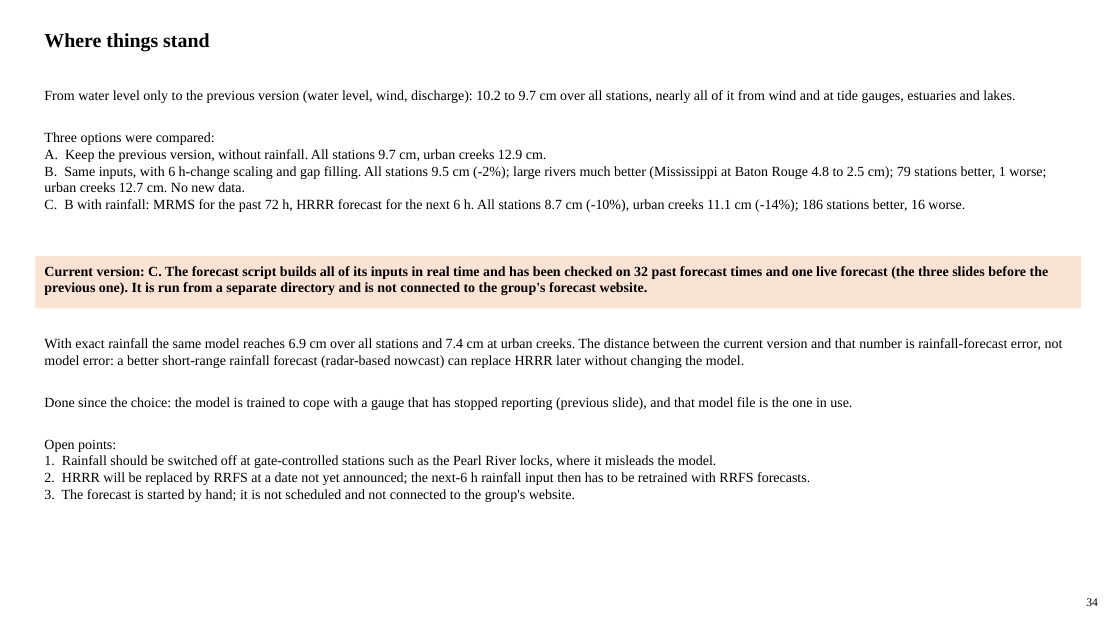
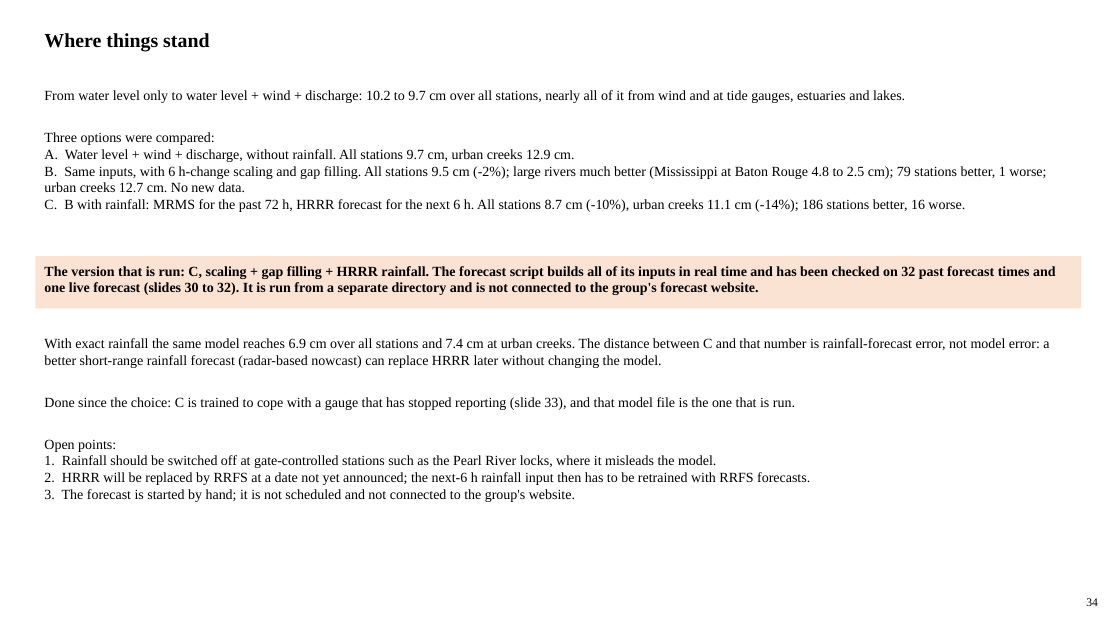
Before and after one commit to LaurenW1997/subdomainLSTM, a slide deck: slide 34 of deliverables/17_versions/version_comparison.pptx. Drawn at 1120x630 pixels with LibreOffice and Linux fonts; fonts in the diff are those of the drawing. Boxes give left, top, right and bottom in pixels: in the first picture for what was removed or moved away, otherwise in the second. Text is boxed around its words. In the diff, an @@ line names an element or a change of style, - is before the commit and + after.

```diff
--- a/deliverables/17_versions/version_comparison.pptx
+++ b/deliverables/17_versions/version_comparison.pptx
@@ text at [44,90,905,103]: text changed @@
-From water level only to the previous version (water level, wind, discharge): 10.2 to 9.7 cm over all stations, nearly all of it from wind and at tide gauges, estuaries and lakes.
+From water level only to water level + wind + discharge: 10.2 to 9.7 cm over all stations, nearly all of it from wind and at tide gauges, estuaries and lakes.
@@ text at [44,149,575,162]: text changed @@
-A. Keep the previous version, without rainfall. All stations 9.7 cm, urban creeks 12.9 cm.
+A. Water level + wind + discharge, without rainfall. All stations 9.7 cm, urban creeks 12.9 cm.
@@ text at [44,266,1056,295]: text changed @@
-Current version: C. The forecast script builds all of its inputs in real time and has been checked on 32 past forecast times and one live forecast (the three slides before the previous one). It is run from a separate directory and is not connected to the group's forecast website.
+The version that is run: C, scaling + gap filling + HRRR rainfall. The forecast script builds all of its inputs in real time and has been checked on 32 past forecast times and one live forecast (slides 30 to 32). It is run from a separate directory and is not connected to the group's forecast website.
@@ text at [44,338,1049,410]: text changed @@
-With exact rainfall the same model reaches 6.9 cm over all stations and 7.4 cm at urban creeks. The distance between the current version and that number is rainfall-forecast error, not model error: a better short-range rainfall forecast (radar-based nowcast) can replace HRRR later without changing the model.
-Done since the choice: the model is trained to cope with a gauge that has stopped reporting (previous slide), and that model file is the one in use.
+With exact rainfall the same model reaches 6.9 cm over all stations and 7.4 cm at urban creeks. The distance between C and that number is rainfall-forecast error, not model error: a better short-range rainfall forecast (radar-based nowcast) can replace HRRR later without changing the model.
+Done since the choice: C is trained to cope with a gauge that has stopped reporting (slide 33), and that model file is the one that is run.
```
Also in this commit, not shown: 12 other slides changed, 34 other files.
